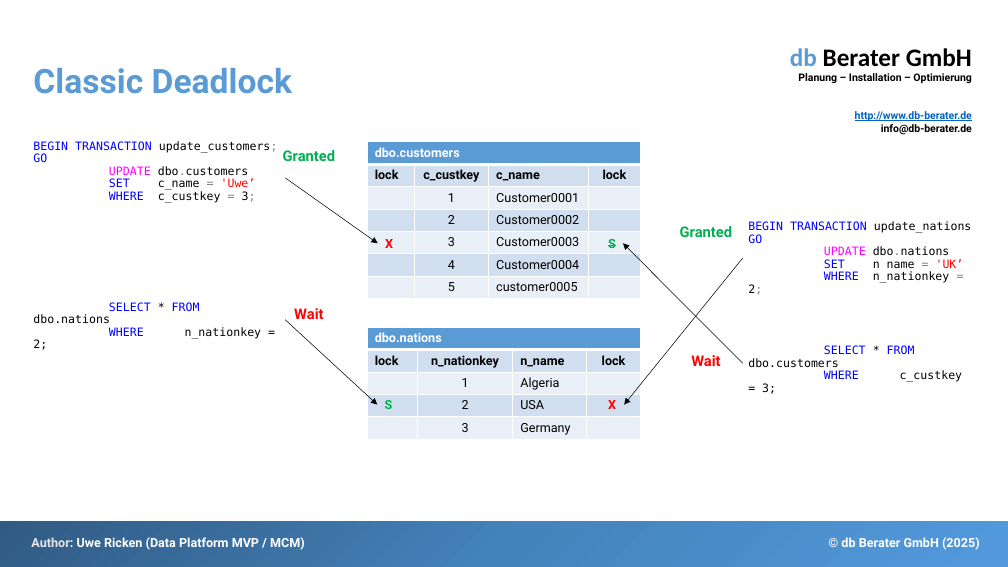
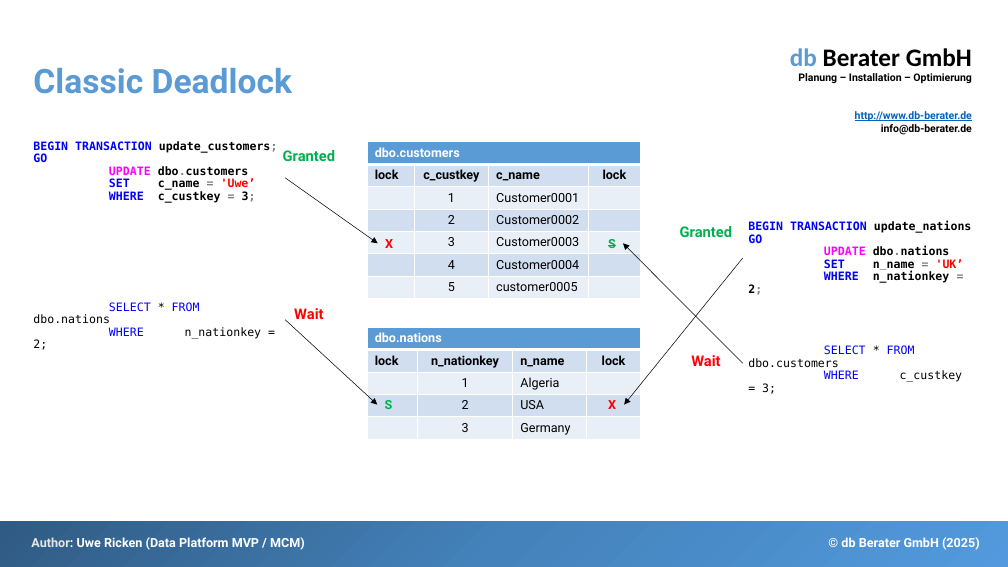
Before and after one commit to db-berater/solving-deadlock-scenarios, a slide deck: slide 18 of 01 - Documents and Preparation/Solving Deadlock Scenarios - EN.pptx. Drawn at 1008x567 pixels with LibreOffice and Linux fonts; fonts in the diff are those of the drawing. Boxes give left, top, right and bottom in pixels: in the first picture for what was removed or moved away, otherwise in the second. Text is boxed around its words. In the diff, an @@ line names an element or a change of style, - is before the commit and + after.

```diff
--- a/01 - Documents and Preparation/Solving Deadlock Scenarios - EN.pptx
+++ b/01 - Documents and Preparation/Solving Deadlock Scenarios - EN.pptx
@@ text "BEGIN TRANSACTION update_customers; GO UPDATE ..." at box(33, 141, 278, 203): bold on @@
@@ text "BEGIN TRANSACTION update_nations GO UPDATE ..." at box(748, 221, 972, 295): bold on @@
```
Also in this commit, not shown: 17 other slides changed, 12 other files.
